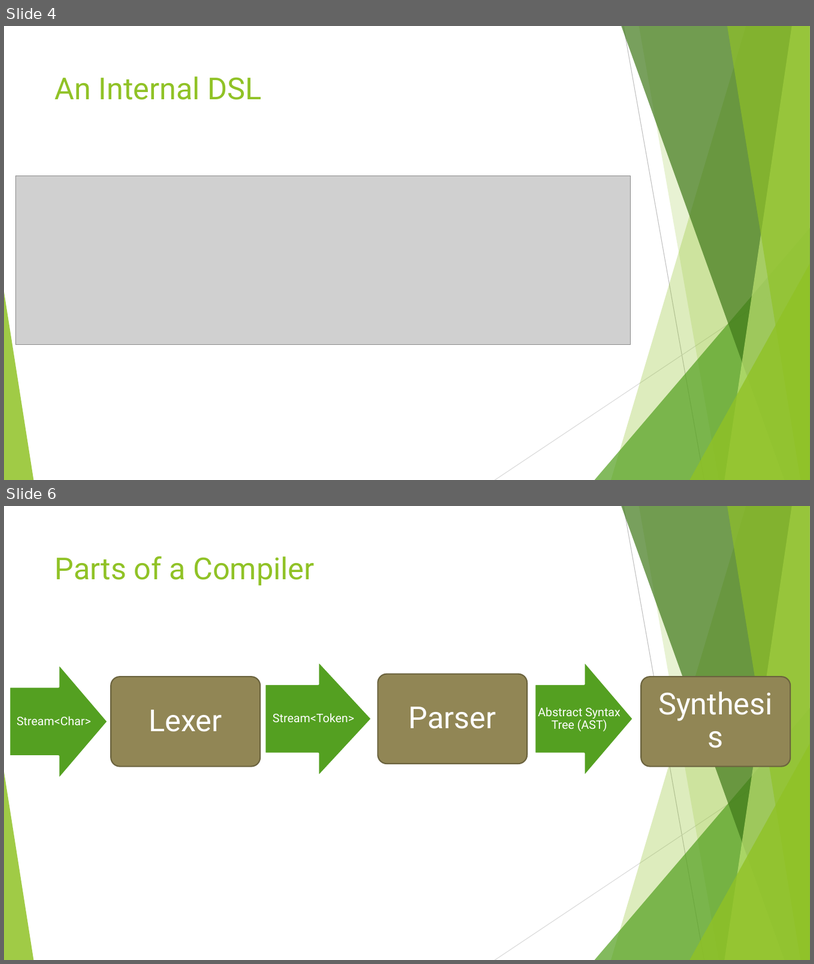
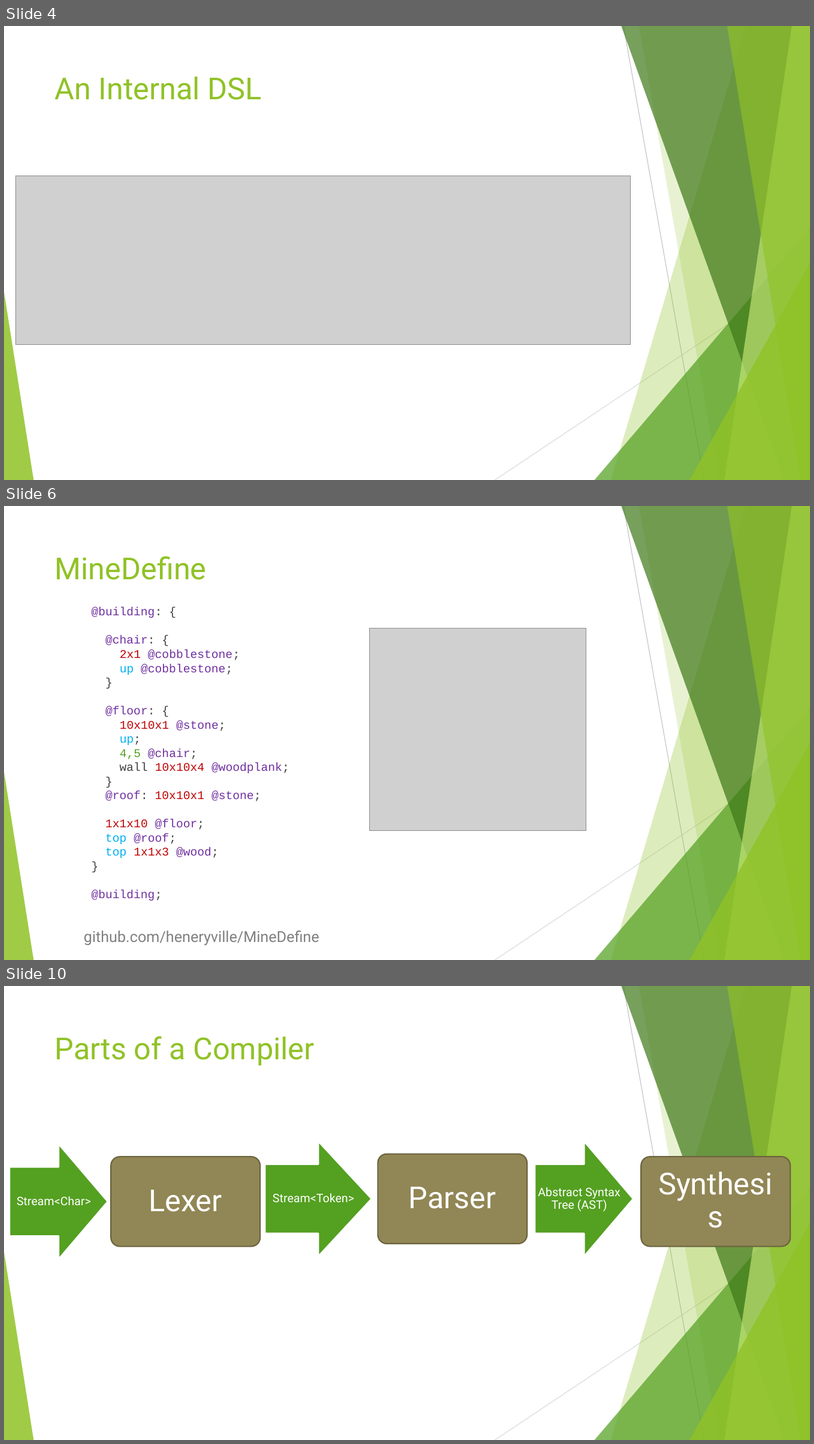
Before and after one commit to heneryville/MineDefine, a slide deck: docs/Making Your Own Domain Specific Language.pptx. Shown one above the other, each under a label of ours: slides 4 and 6 before the commit, slides 4, 6 and 10 after it; the slides between them are not shown. The pictures are 814x964 and 814x1444 pixels, drawn with LibreOffice and Linux fonts; fonts in the diff are those of the drawing; grey boxes stand for pictures. Boxes give left, top, right and bottom in pixels: in the first picture for what was removed or moved away, otherwise in the second. Text is boxed around its words. In the diff, an @@ line names an element or a change of style, - is before the commit and + after.

```diff
--- a/docs/Making Your Own Domain Specific Language.pptx
+++ b/docs/Making Your Own Domain Specific Language.pptx
@@ slide 6 added at bbox=[4, 506, 810, 960], background #FFFFFF; not listed: 10 template elements that a slide beside it also shows @@
@@ title added at bbox=[55, 556, 207, 580], 36 pt, text #90C226 @@
+MineDefine
@@ text added at bbox=[92, 607, 290, 858], 14 pt, text #7030A0 @@
+@building: {
+@chair: {
+2x1 @cobblestone;
+up @cobblestone;
+}
+@floor: {
+10x10x1 @stone;
+up;
+4,5 @chair;
+wall 10x10x4 @woodplank;
+}
+@roof: 10x10x1 @stone;
+1x1x10 @floor;
+top @roof;
+top 1x1x3 @wood;
+}
+@building;
@@ picture added at bbox=[370, 628, 587, 830] @@
@@ text added at bbox=[84, 930, 320, 945], 18 pt, text #808080 @@
+github.com/heneryville/MineDefine
@@ what was slide 6 is now slide 10 @@
```
Also in this commit, not shown: 4 slides changed, 5 other slides added, 12 other files.
